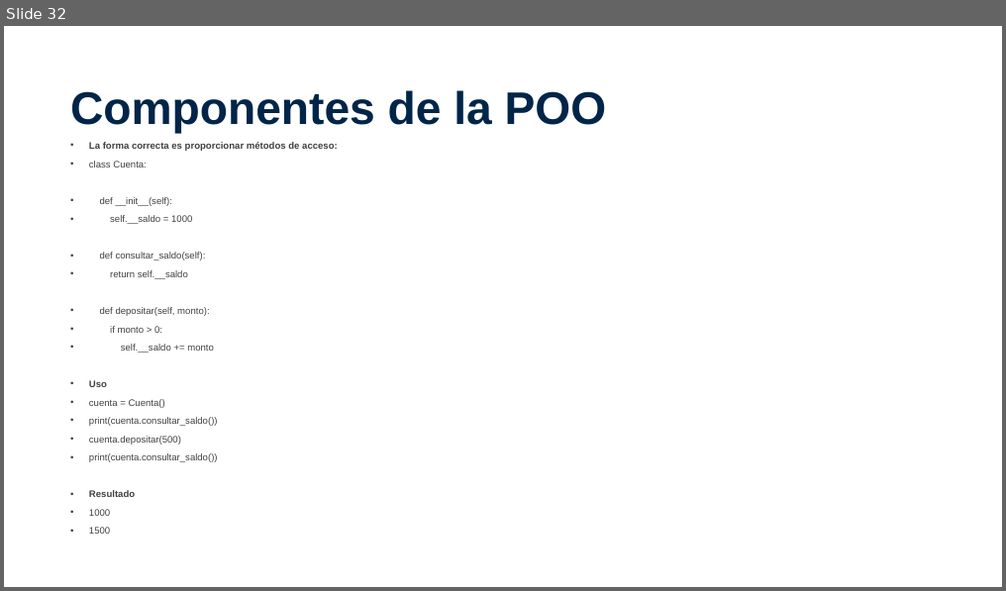
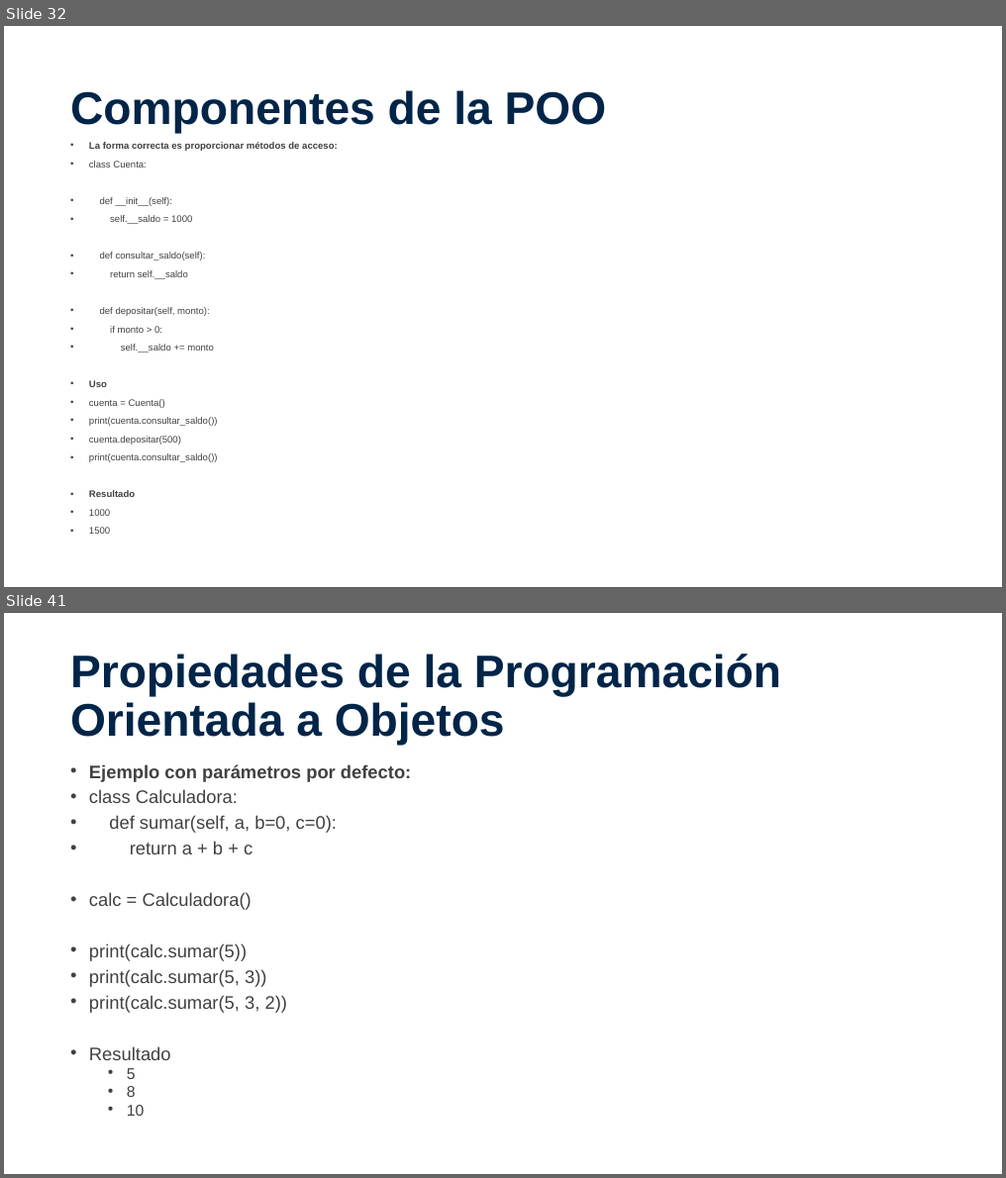
Before and after one commit to VictorBorquez-VBH/Taller-Programacion-Python-AIEP, a slide deck: POO_01.pptx. Shown one above the other, each under a label of ours: slide 32 before the commit, slides 32 and 41 after it; the slides between them are not shown. The pictures are 1006x591 and 1006x1178 pixels, drawn with LibreOffice and Linux fonts; fonts in the diff are those of the drawing; background and template pictures are left out. Boxes give left, top, right and bottom in pixels: in the first picture for what was removed or moved away, otherwise in the second. Text is boxed around its words. In the diff, an @@ line names an element or a change of style, - is before the commit and + after.

```diff
--- a/POO_01.pptx
+++ b/POO_01.pptx
@@ slide 41 added at <box>4,613,1002,1174</box>, background picture (left out) @@
@@ title added at <box>70,654,781,746</box>, 44 pt, text #002548, bold @@
+Propiedades de la Programación Orientada a Objetos
@@ text added at <box>89,764,411,1116</box>, 17.5 pt, text #404040 @@
+• Ejemplo con parámetros por defecto:
+• class Calculadora:
+• def sumar(self, a, b=0, c=0):
+• return a + b + c
+• calc = Calculadora()
+• print(calc.sumar(5))
+• print(calc.sumar(5, 3))
+• print(calc.sumar(5, 3, 2))
+• Resultado
+  • 5
+  • 8
+  • 10
```
Also in this commit, not shown: 1 slide changed, 12 other slides added, 1 slide removed, 7 other files.
